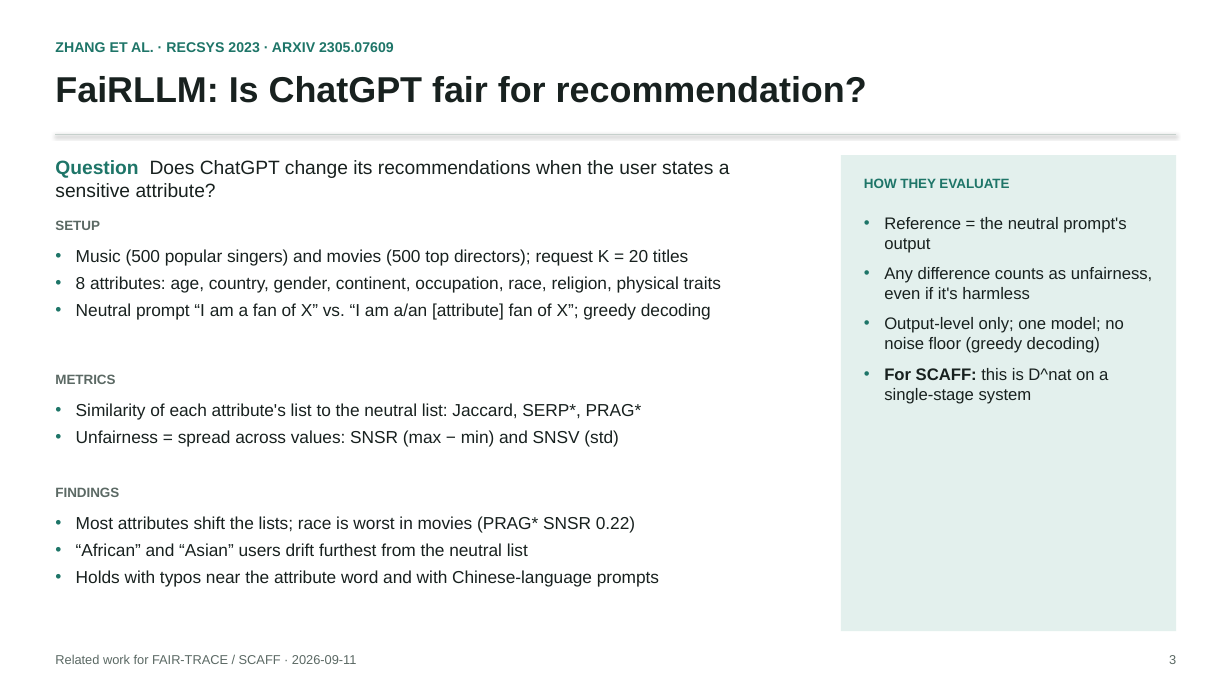
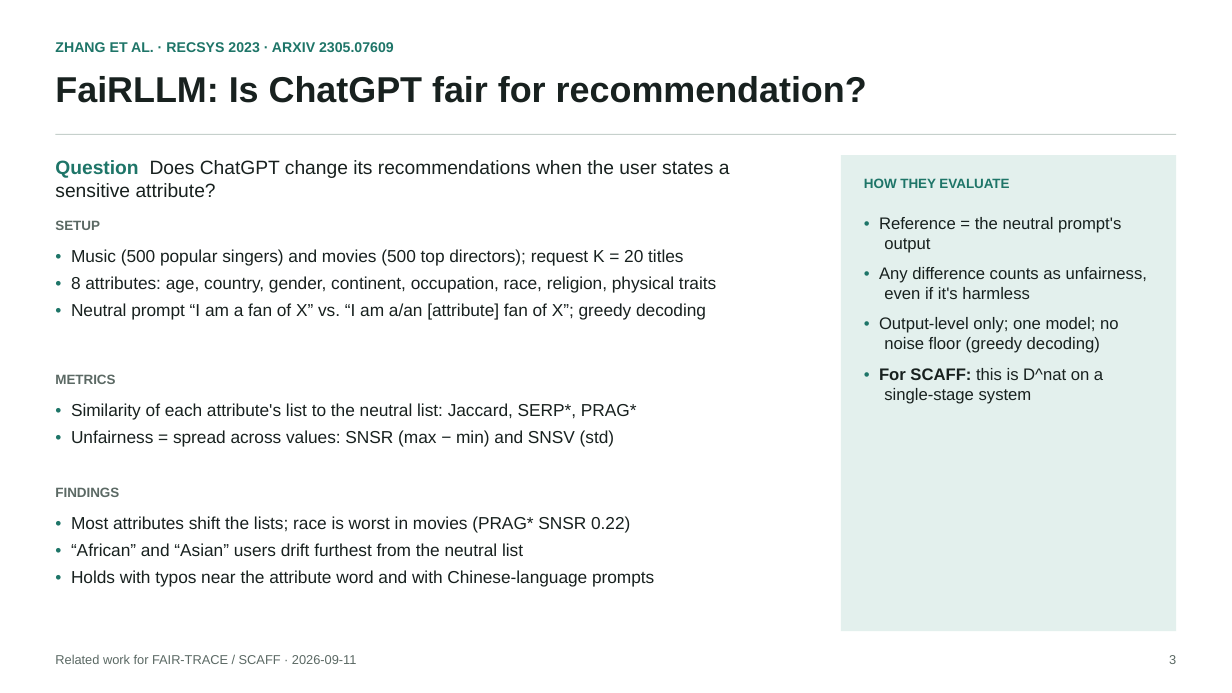
Before and after one commit to JiaruiWang-Jill/fair-trace, a slide deck: slide 3 of 0911_related_work_fairness_audits.pptx. Drawn at 1232x693 pixels with LibreOffice and Linux fonts; fonts in the diff are those of the drawing. Boxes give left, top, right and bottom in pixels: in the first picture for what was removed or moved away, otherwise in the second. Text is boxed around its words. In the diff, an @@ line names an element or a change of style, - is before the commit and + after.

```diff
--- a/0911_related_work_fairness_audits.pptx
+++ b/0911_related_work_fairness_audits.pptx
@@ line removed from (55, 134) to (1177, 134) @@
@@ rectangle added at box(55, 134, 1177, 135), fill #C6D0CC @@
@@ text at box(879, 217, 1147, 404): text changed @@
-• Reference = the neutral prompt's output
-• Any difference counts as unfairness, even if it's harmless
-• Output-level only; one model; no noise floor (greedy decoding)
-• For SCAFF: this is D^nat on a single-stage system
+• Reference = the neutral prompt's output
+• Any difference counts as unfairness, even if it's harmless
+• Output-level only; one model; no noise floor (greedy decoding)
+• For SCAFF: this is D^nat on a single-stage system
@@ text at box(71, 249, 716, 320): text changed @@
-• Music (500 popular singers) and movies (500 top directors); request K = 20 titles
-• 8 attributes: age, country, gender, continent, occupation, race, religion, physical traits
-• Neutral prompt “I am a fan of X” vs. “I am a/an [attribute] fan of X”; greedy decoding
+• Music (500 popular singers) and movies (500 top directors); request K = 20 titles
+• 8 attributes: age, country, gender, continent, occupation, race, religion, physical traits
+• Neutral prompt “I am a fan of X” vs. “I am a/an [attribute] fan of X”; greedy decoding
@@ text at box(71, 403, 637, 447): text changed @@
-• Similarity of each attribute's list to the neutral list: Jaccard, SERP*, PRAG*
-• Unfairness = spread across values: SNSR (max − min) and SNSV (std)
+• Similarity of each attribute's list to the neutral list: Jaccard, SERP*, PRAG*
+• Unfairness = spread across values: SNSR (max − min) and SNSV (std)
@@ text at box(71, 516, 654, 587): text changed @@
-• Most attributes shift the lists; race is worst in movies (PRAG* SNSR 0.22)
-• “African” and “Asian” users drift furthest from the neutral list
-• Holds with typos near the attribute word and with Chinese-language prompts
+• Most attributes shift the lists; race is worst in movies (PRAG* SNSR 0.22)
+• “African” and “Asian” users drift furthest from the neutral list
+• Holds with typos near the attribute word and with Chinese-language prompts
```
Also in this commit, not shown: 7 other slides changed, 1 other file.
